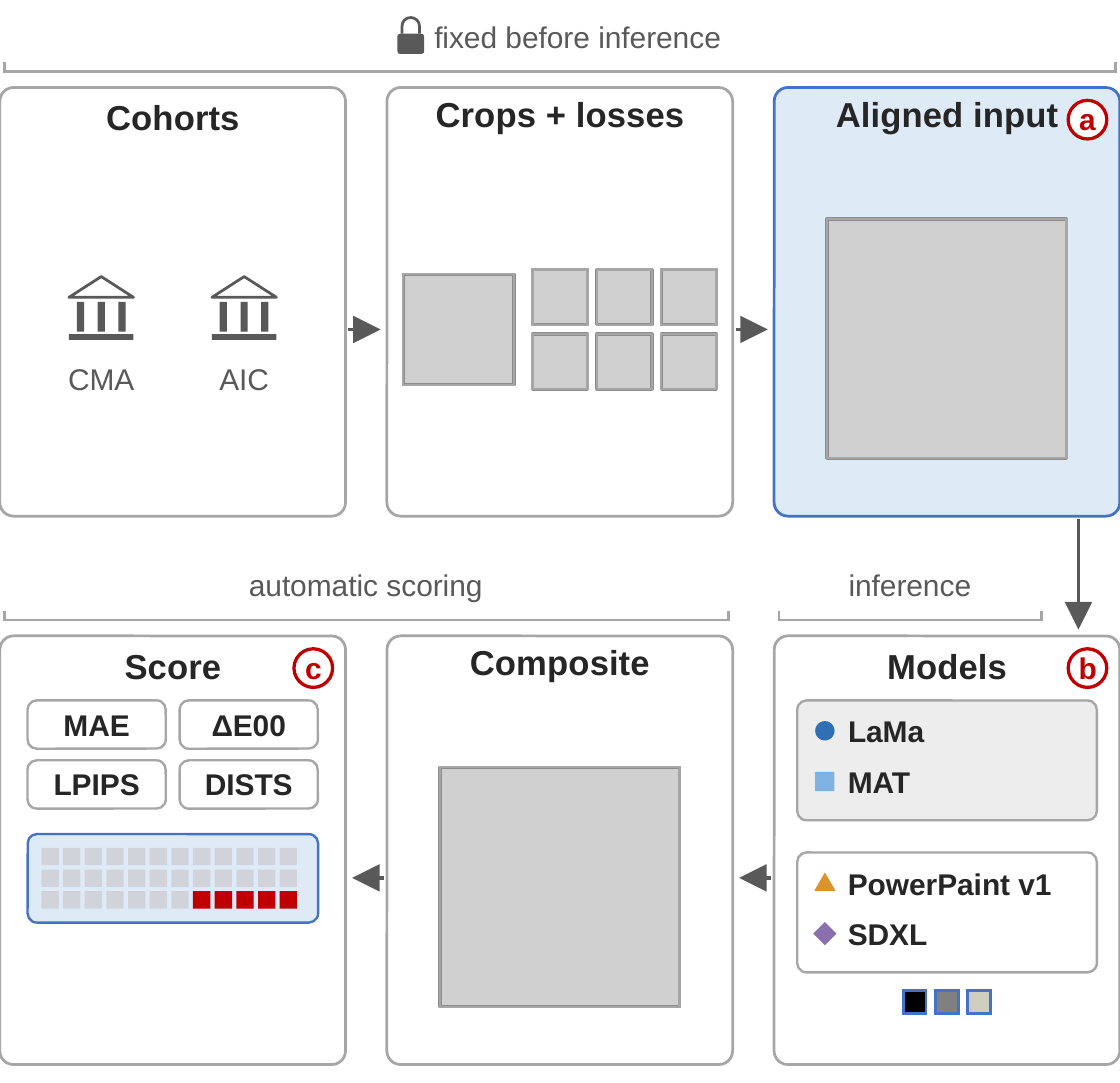
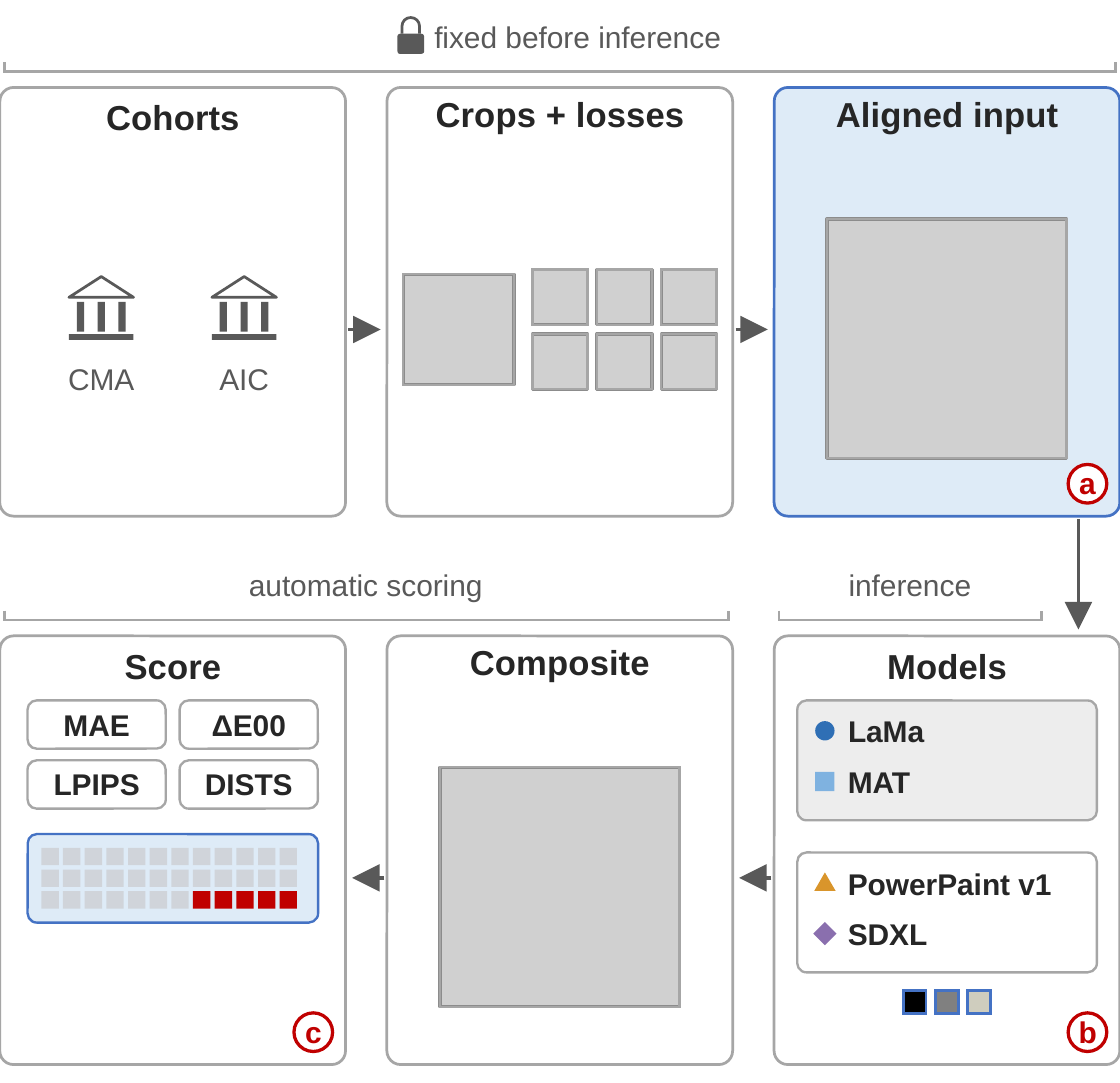
Before and after one commit to Casey-sketch-cyber/wei-xiong-ai3d-research, a slide deck: slide 1 of docs/paper/figures/figure-2-pipeline.pptx. Drawn at 1120x1083 pixels with LibreOffice and Linux fonts; fonts in the diff are those of the drawing; grey boxes stand for pictures. Boxes give left, top, right and bottom in pixels: in the first picture for what was removed or moved away, otherwise in the second. Text is boxed around its words. In the diff, an @@ line names an element or a change of style, - is before the commit and + after.

```diff
--- a/docs/paper/figures/figure-2-pipeline.pptx
+++ b/docs/paper/figures/figure-2-pipeline.pptx
@@ 3 texts, 1 ellipse: place and size @@
-3 texts, 1 ellipse at [305, 99, 1107, 684]
+3 texts, 1 ellipse at [305, 464, 1107, 1048]
@@ ellipse: place and size @@
-ellipse at [295, 649, 335, 689]
+ellipse at [295, 1011, 335, 1050]
@@ ellipse: place and size @@
-ellipse at [1067, 649, 1107, 689]
+ellipse at [1067, 1011, 1107, 1050]
```
Also in this commit, not shown: 4 other files.
